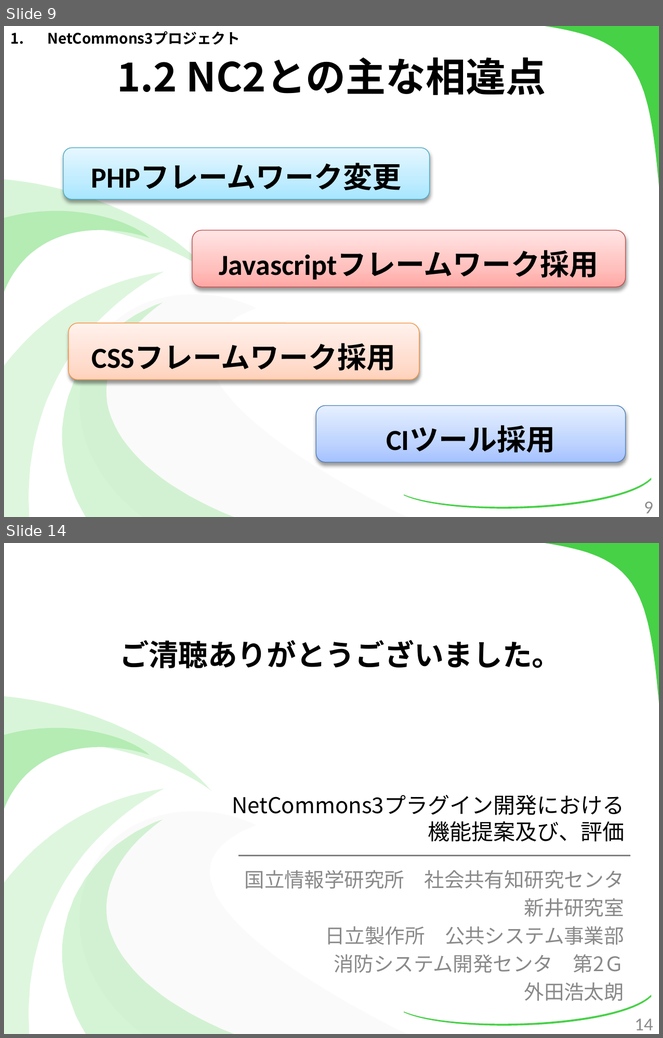
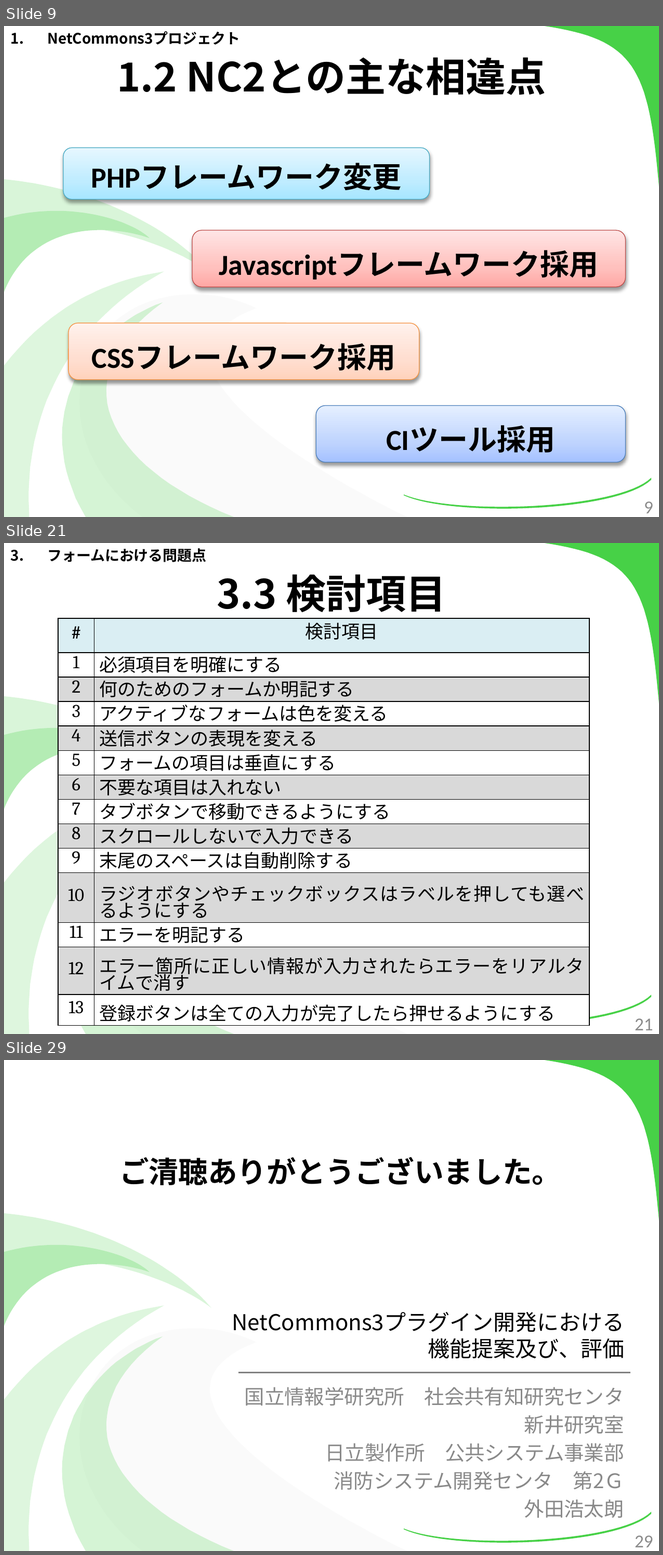
Before and after one commit to kotaro0717/Report-Management, a slide deck: PowerPoint/report_hokada.pptx. Shown one above the other, each under a label of ours: slides 9 and 14 before the commit, slides 9, 21 and 29 after it; the slides between them are not shown. The pictures are 663x1038 and 663x1555 pixels, drawn with LibreOffice and Linux fonts; fonts in the diff are those of the drawing. Boxes give left, top, right and bottom in pixels: in the first picture for what was removed or moved away, otherwise in the second. Text is boxed around its words. In the diff, an @@ line names an element or a change of style, - is before the commit and + after.

```diff
--- a/PowerPoint/report_hokada.pptx
+++ b/PowerPoint/report_hokada.pptx
@@ slide 21 added at (x1=4, y1=543, x2=659, y2=1034), background #FFFFFF; not listed: 7 template elements that a slide beside it also shows @@
@@ text added at (x1=47, y1=548, x2=206, y2=562), 16 pt, text #000000, bold @@
+3. フォームにおける問題点
@@ title added at (x1=217, y1=574, x2=447, y2=619), 44 pt, text #000000, bold @@
+3.3 検討項目
@@ table added at (x1=59, y1=618, x2=590, y2=1026), 14 rows, 2 columns @@
+# | 検討項目
+1 | 必須項目を明確にする
+2 | 何のためのフォームか明記する
+3 | アクティブなフォームは色を変える
+4 | 送信ボタンの表現を変える
+5 | フォームの項目は垂直にする
+6 | 不要な項目は入れない
+7 | タブボタンで移動できるようにする
+8 | スクロールしないで入力できる
+9 | 末尾のスペースは自動削除する
+10 | ラジオボタンやチェックボックスはラベルを押しても選べるようにする
+11 | エラーを明記する
+12 | エラー箇所に正しい情報が入力されたらエラーをリアルタイムで消す
+13 | 登録ボタンは全ての入力が完了したら押せるようにする
@@ page number added at (x1=635, y1=1019, x2=653, y2=1031), 20 pt, text #8C8C8C @@
+21
@@ what was slide 14 is now slide 29 @@
@@ page number at (x1=635, y1=1536, x2=653, y2=1548): text changed @@
-14
+29
```
Also in this commit, not shown: 6 slides changed, 17 other slides added, 3 slides removed, 1 other file.
